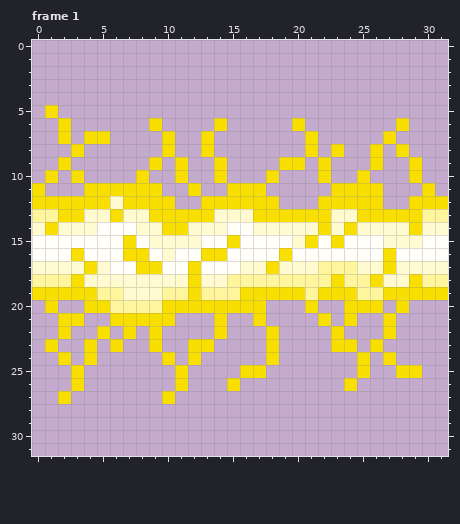
Pixel-art file, stored at lightning-1.aseprite. The picture above is the old version.
32x32 pixels, 2 frames. Shown: frame 1. The commit also changed other frames, which this record leaves out.
After:
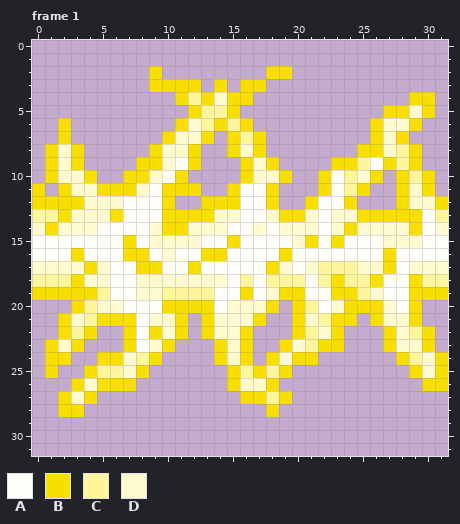
Palette (. is transparent): A #fffef8  B #f8df00  C #fff59d  D #fffacf
What changed:
Frame 1:
y 2: x 9 . -> B; x 18..19 .. -> BB
y 3: x 9..12 .... -> BBBB; x 14 . -> B; x 16..17 .. -> BB
y 4: x 11..16 ...... -> BCBDBB; x 29..30 .. -> BB
y 5: x 1 B -> .; x 12..15 .... -> BCCB; x 27..30 .... -> BBDB
y 6: x 9 B -> .; x 11..13 ... -> BDC; x 15..16 .. -> CB; x 20 B -> .; x 26..29 ..B. -> BDDB
y 7: x 4..5 BB -> ..; x 11..12 .. -> DD; x 15..17 ... -> BCB; x 21 B -> .; x 26..28 .B. -> BDB
y 8: x 1..2 .. -> BD; x 9..13 .B..B -> BDDB.; x 15..17 ... -> BDB; x 21 B -> .; x 23 B -> .; x 25 . -> B; x 27..29 .B. -> DCB
y 9: x 1..3 .B. -> BDB; x 8 . -> B; x 10..12 .B. -> DAB; x 14 B -> .; x 16..20 ...BB -> BDB..; x 22..28 B...B.. -> .BBCABC
y 10: x 2..4 .B. -> DDB; x 7 . -> B; x 9..10 .. -> DA; x 14 B -> .; x 16..19 ..B. -> BDDB; x 23..26 ..B. -> ACDB; x 28..30 .B. -> BCB
y 11: x 2..4 ..B -> BDD; x 8..11 BB.. -> DABB; x 16..18 BB. -> AAB; x 22..24 .BB -> BAC; x 26 B -> .; x 28..29 .. -> BD
y 12: x 4..5 BB -> DD; x 7..9 BBB -> AAA; x 16..17 BB -> AA; x 21..23 .BB -> BAA; x 25..26 BB -> ..; x 28..30 .BB -> BDD
y 13: x 3 B -> D; x 7..9 DDB -> AAA; x 16..18 DBB -> AAD; x 21..22 BB -> DA; x 30 C -> A
y 14: x 8 D -> A; x 18 D -> A; x 22 B -> A; x 30 D -> A
y 17: x 16..17 DD -> AA; x 20 D -> A; x 28 D -> A
y 18: x 6..7 DD -> AA; x 12 B -> D; x 15 C -> A; x 17 C -> A; x 21 C -> A; x 27..28 DD -> AA
y 19: x 6..7 CD -> AA; x 12 B -> C; x 14..15 CC -> AA; x 17..18 BB -> AD; x 21..22 CB -> AA; x 26..28 CBB -> DAA
y 20: x 1 B -> .; x 3..9 .BBCCCC -> BCDDAAA; x 14..18 BBBB. -> ADDDB; x 20..23 .B.. -> BCAD; x 27..29 .B. -> DAB
y 21: x 3..5 B.. -> DCB; x 8..11 BBB. -> ADDB; x 13..16 .B.. -> BDDD; x 20..23 ..B. -> BDCB; x 26..29 .B.. -> BDDB
y 22: x 3..5 ..B -> CB.; x 8 . -> A; x 10..11 .. -> DB; x 13..16 .B.. -> BDDB; x 18 B -> .; x 20..22 ... -> BCD; x 28..30 ... -> DCB
y 23: x 2..4 ..B -> DB.; x 6..10 B..B. -> .BADB; x 12..16 BB... -> ..BDB; x 18..22 B.... -> .BDCB; x 24 B -> .; x 26..30 B.... -> .BDDB
y 24: x 1 . -> B; x 4..10 B.....B -> .BBDCB.; x 12 B -> .; x 14..16 ... -> BDB; x 19..21 ... -> DBB; x 25 B -> .; x 27..31 B.... -> .BCDB
y 25: x 1 . -> B; x 3..8 B..... -> .BCCDB; x 11 B -> .; x 15..16 .B -> BC; x 18..19 .. -> CB; x 25 B -> .; x 28 B -> .; x 30..31 .. -> DB
y 26: x 4..7 .... -> DBBB; x 11 B -> .; x 16..18 ... -> DDB; x 24 B -> .; x 30..31 .. -> BB
y 27: x 3..4 .. -> DB; x 10 B -> .; x 16..19 .... -> BBCB
y 28: x 2..3 .. -> BB; x 18 . -> B
Boxes around the changes in both pictures, in picture pixels (x1, y1, x2, y2):
changed: (45, 66, 448, 417)
